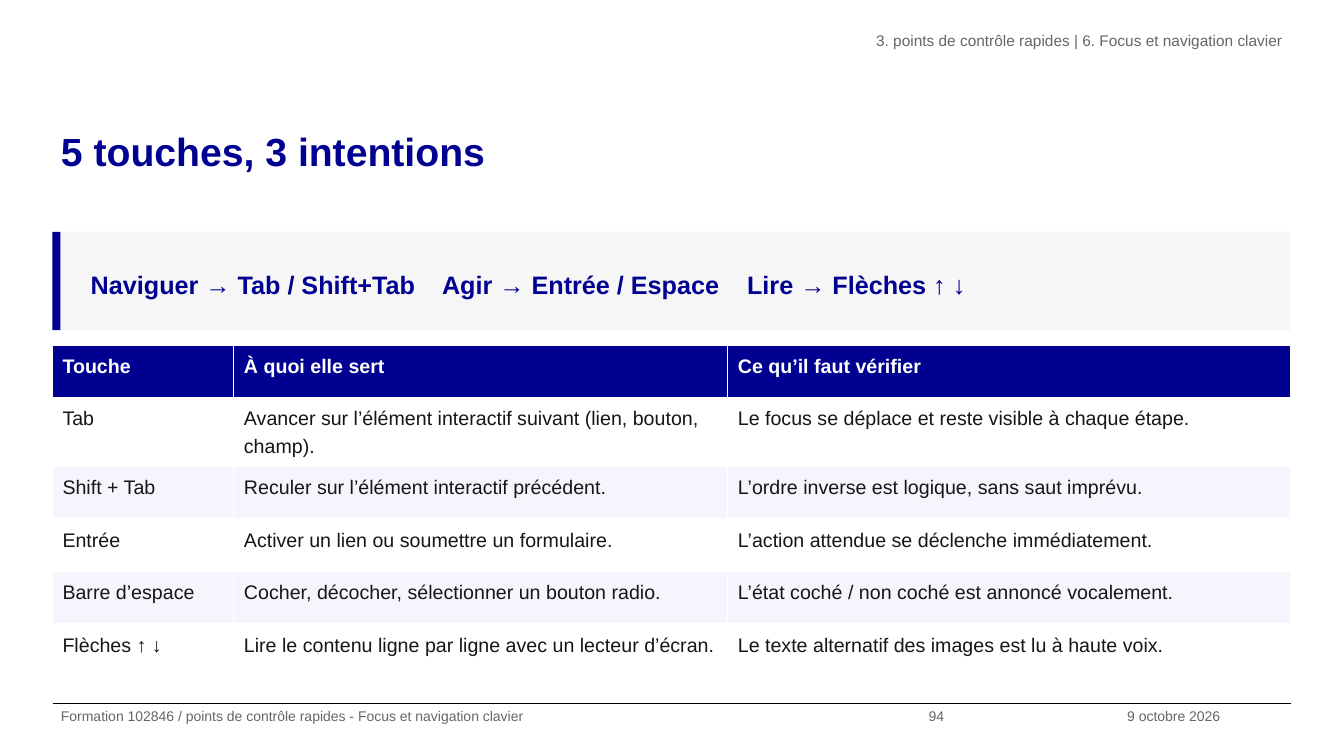
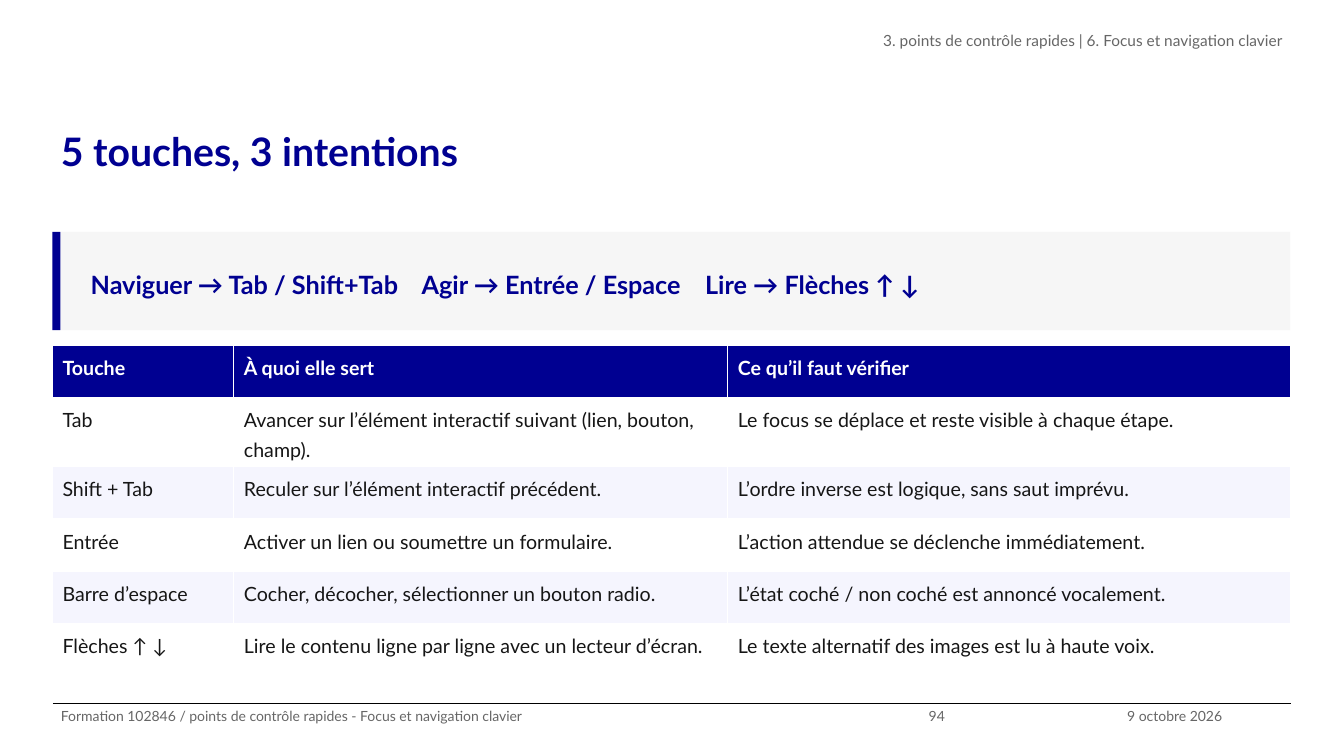
Before and after one commit to alexandra-guiderdoni/usine-fabrication-igpde-102846-ay11, a slide deck: slide 94 of livrables-IGPDE-2026-102846/Formateur/support-formation-102846-2026-IGPDE.pptx. Drawn at 1344x756 pixels with LibreOffice and Linux fonts; fonts in the diff are those of the drawing; background and template pictures are left out. Boxes give left, top, right and bottom in pixels: in the first picture for what was removed or moved away, otherwise in the second. Text is boxed around its words. In the diff, an @@ line names an element or a change of style, - is before the commit and + after.

```diff
--- a/livrables-IGPDE-2026-102846/Formateur/support-formation-102846-2026-IGPDE.pptx
+++ b/livrables-IGPDE-2026-102846/Formateur/support-formation-102846-2026-IGPDE.pptx
@@ table at (52, 345, 1291, 661) @@
@@ font Arial to Lato @@
@@ font Arial to Lato in 6 elements at (61, 137, 458, 172), (883, 34, 1282, 49), (929, 711, 945, 721), (91, 275, 870, 299), (1127, 711, 1222, 721), (61, 710, 522, 724) @@
```
Also in this commit, not shown: 132 other slides changed, 3 other files.
